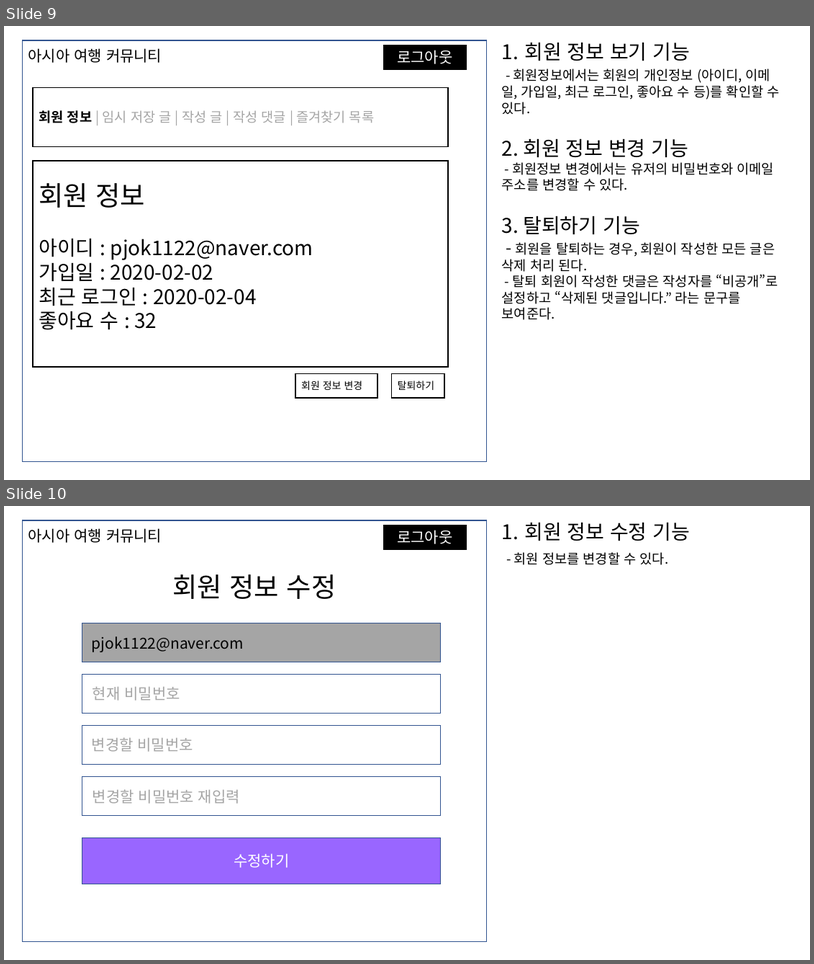
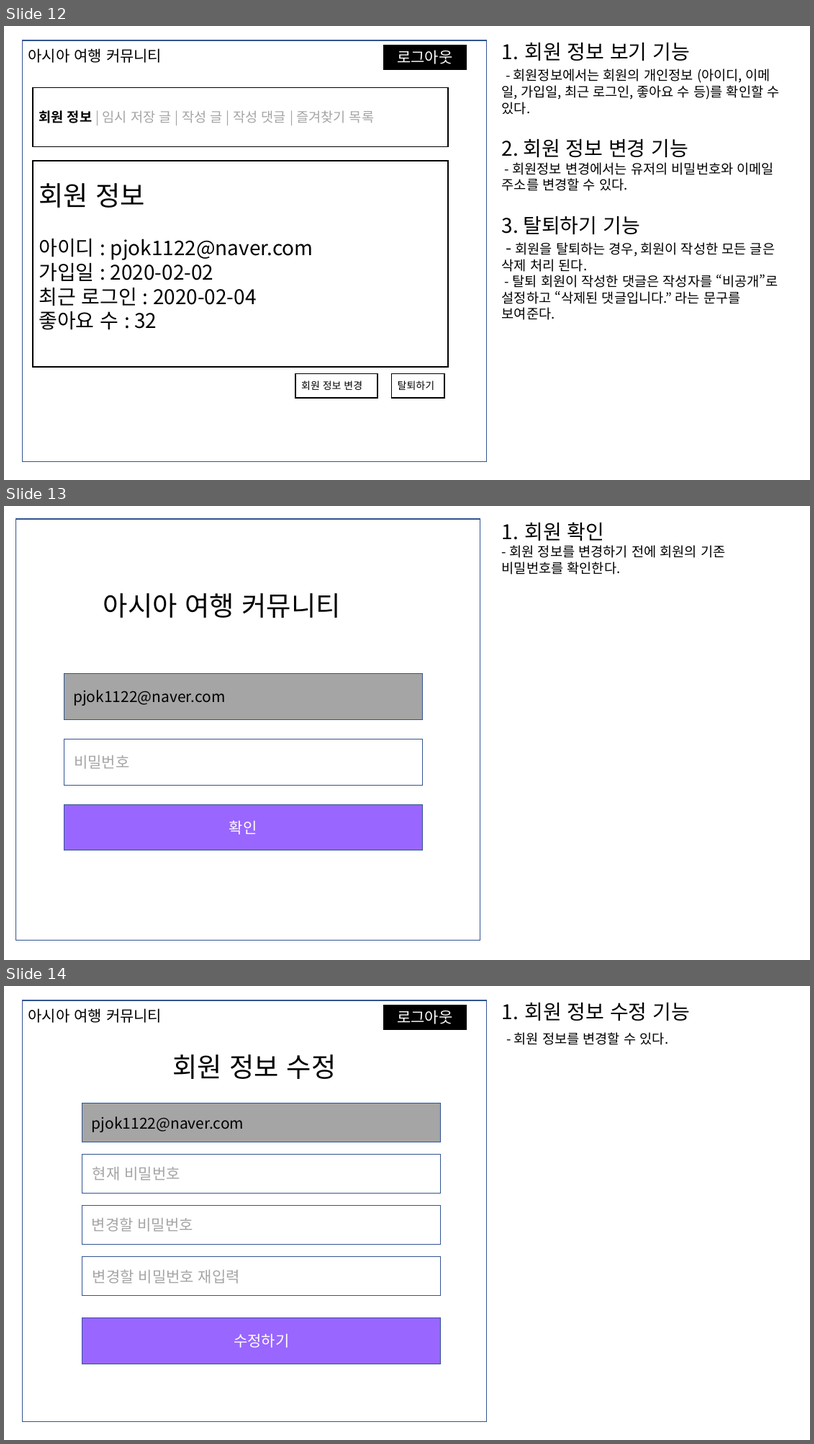
Before and after one commit to pjok1122/travel-community, a slide deck: 화면 기획서.pptx. Shown one above the other, each under a label of ours: slides 9 and 10 before the commit, slides 12, 13 and 14 after it. The pictures are 814x964 and 814x1444 pixels, drawn with LibreOffice and Linux fonts; fonts in the diff are those of the drawing. Boxes give left, top, right and bottom in pixels: in the first picture for what was removed or moved away, otherwise in the second. Text is boxed around its words. In the diff, an @@ line names an element or a change of style, - is before the commit and + after.

```diff
--- a/화면 기획서.pptx
+++ b/화면 기획서.pptx
@@ slide 13 added at box(4, 506, 810, 960), background #FFFFFF @@
@@ rectangle added at box(16, 519, 480, 939), fill #FFFFFF, outline #325491 1 pt @@
@@ text added at box(502, 522, 725, 574), 16 pt, text #000000 @@
+1. 회원 확인
+- 회원 정보를 변경하기 전에 회원의 기존 비밀번호를 확인한다.
@@ text added at box(103, 593, 340, 618), 32 pt, text #000000 @@
+아시아 여행 커뮤니티
@@ rectangle added at box(64, 674, 422, 720), fill #A5A5A5, outline #325491 0.75 pt, 18 pt, text #000000 @@
+pjok1122@naver.com
@@ rectangle added at box(64, 739, 422, 785), fill #FFFFFF, outline #325491 0.75 pt, 18 pt, text #A5A5A5 @@
+비밀번호
@@ rectangle added at box(64, 804, 422, 850), fill #9966FF, outline #325491 0.75 pt, 18 pt, text #FFFFFF @@
+확인
@@ what was slide 9 is now slide 12 @@
@@ what was slide 10 is now slide 14 @@
```
Also in this commit, not shown: 4 slides changed, 3 other slides added, 10 other files.
